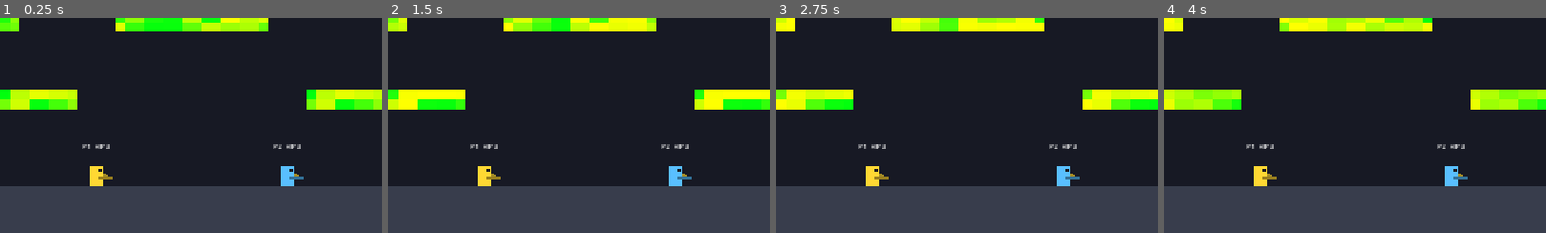
Above: before the commit, frames 1-4 (left to right).
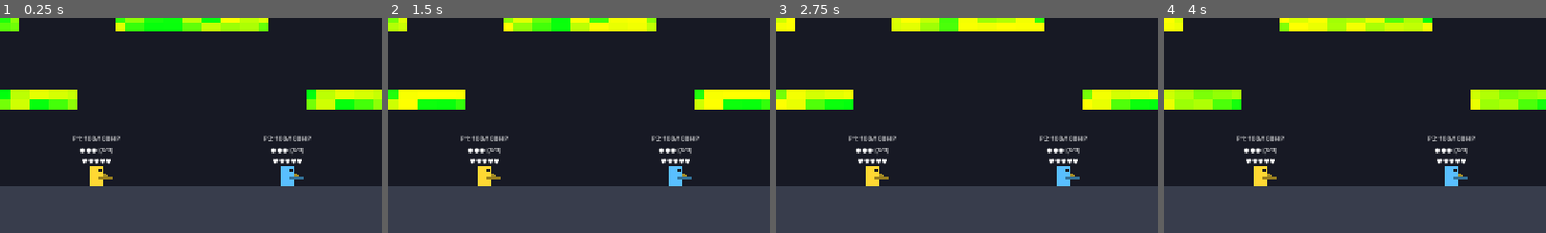
Above: after the commit, the same moments.

Repository: AdriR1ze/ONIET_Rounds
Game: Godot game, scene res://levels/test_level.tscn
Same seed, same stepped clock (60 frames per second), same inputs: the game is played once before the commit and once after it.
Inputs:
- Up to frame 1 (0.25 s): no input
- Up to frame 2 (1.5 s): no input
- Up to frame 3 (2.75 s): no input
- Up to frame 4 (4 s): no input
The pictures show only the part of the screen within x 25-75%, y 50-100%; the shares and areas given below are measured in that part.

The runs differ from the first frame. In frame 1, 1.3% of the frame differs, in the area x 19-82%, y 54-68%; in frame 2, 1.3%; in frame 3, 1.3%; in frame 4, 1.3%.

Commit message:
Implementar salto con W/Arriba, clavarse con E/O, cargadores, salud a 100 y mejoras por niveles

Diff:
--- a/rounds/levels/test_level.tscn
+++ b/rounds/levels/test_level.tscn
@@ -36,6 +36,6 @@
 offset_right = 1000.0
 offset_bottom = 130.0
 theme_override_font_sizes/font_size = 16
-text = "P1  WASD mover/apuntar   W saltar   V disparar   C agarrar   Q trompezar   E graznar   B strafe
-P2  Flechas mover/apuntar   Arriba saltar   , disparar   L agarrar   I trompezar   O graznar   K strafe
+text = "P1  WASD mover/apuntar   W saltar   E clavarse   V disparar   C agarrar   Q girar/parry   B strafe
+P2  Flechas mover/apuntar   Arriba saltar   O clavarse   , disparar   L agarrar   I girar/parry   K strafe
 R  reiniciar"
--- a/rounds/player/components/health_component.gd
+++ b/rounds/player/components/health_component.gd
@@ -5,7 +5,7 @@
 signal damaged(amount: int, source: Node)
 signal died
 
-@export var max_health: int = 3
+@export var max_health: int = 100
 
 var health: int = 0
 
--- a/rounds/player/components/health_display.gd
+++ b/rounds/player/components/health_display.gd
@@ -1,6 +1,11 @@
 extends Label
 
 var _player_number: int = 1
+var _current_hp: int = 100
+var _max_hp: int = 100
+var _ammo: int = 3
+var _max_ammo: int = 3
+var _reloading: bool = false
 
 
 func _ready() -> void:
@@ -9,8 +14,56 @@
 		_player_number = int(value)
 	var health: Node = get_parent().get_node_or_null("HealthComponent")
 	if health != null:
-		_on_health_changed(health.health, health.max_health)
+		_current_hp = health.health
+		_max_hp = health.max_health
+	var weapon: Node = get_parent().get_node_or_null("WeaponComponent")
+	if weapon != null:
+		_ammo = weapon.current_ammo
+		_max_ammo = weapon.max_ammo
+		weapon.ammo_changed.connect(_on_ammo_changed)
+		weapon.reload_started.connect(_on_reload_started)
+		weapon.reload_completed.connect(_on_reload_completed)
+	_update_text()
 
 
-func _on_health_changed(current: int, _maximum: int) -> void:
-	text = "P%d  HP %d" % [_player_number, current]
+func _on_health_changed(current: int, maximum: int) -> void:
+	_current_hp = current
+	_max_hp = maximum
+	_update_text()
+
+
+func _on_ammo_changed(current: int, maximum: int) -> void:
+	_ammo = current
+	_max_ammo = maximum
+	_update_text()
+
+
+func _on_reload_started() -> void:
+	_reloading = true
+	_update_text()
+
+
+func _on_reload_completed() -> void:
+	_reloading = false
+	_update_text()
+
+
+func _update_text() -> void:
+	var ammo_str := ""
+	if _reloading:
+		ammo_str = "[Recargando...]"
+	else:
+		var pips := ""
+		for i in _max_ammo:
+			pips += "●" if i < _ammo else "○"
+		ammo_str = "%s (%d/%d)" % [pips, _ammo, _max_ammo]
+
+	var vidas_count: int = 5
+	if RunManager != null and RunManager.has_method("vidas_de"):
+		vidas_count = RunManager.vidas_de(_player_number)
+
+	var hearts := ""
+	for i in 5:
+		hearts += "♥" if i < vidas_count else "♡"
+
+	text = "P%d: %d/%d HP\n%s\n%s" % [_player_number, _current_hp, _max_hp, ammo_str, hearts]
--- a/rounds/player/components/player_input.gd
+++ b/rounds/player/components/player_input.gd
@@ -61,7 +61,12 @@
 
 
 func is_quack_just_pressed() -> bool:
-	return Input.is_action_just_pressed(_action("quack"))
+	var act := _action("quack")
+	return InputMap.has_action(act) and Input.is_action_just_pressed(act)
+
+
+func is_lock_pressed() -> bool:
+	return Input.is_action_pressed(_action("lock"))
 
 
 func _action(name: String) -> String:
--- a/rounds/player/components/weapon_component.gd
+++ b/rounds/player/components/weapon_component.gd
@@ -2,6 +2,9 @@
 extends Node2D
 
 signal fired
+signal ammo_changed(current: int, maximum: int)
+signal reload_started
+signal reload_completed
 
 @export var bullet_scene: PackedScene
 
@@ -13,15 +16,45 @@
 var _player: Node = null
 var _effects: Array = []
 
+var max_ammo: int = 3
+var current_ammo: int = 3
+var is_reloading: bool = false
+var reload_time: float = 1.2
+var _reload_timer: float = 0.0
+
+
+func _ready() -> void:
+	current_ammo = max_ammo
+
 
 func configurar(stats: StatSheet, player: Node, effects: Array) -> void:
 	_stats = stats
 	_player = player
 	_effects = effects
+	max_ammo = _stat_entero(&"max_ammo", 3)
+	reload_time = _stat(&"reload_time", 1.2)
+	current_ammo = max_ammo
+	is_reloading = false
+	ammo_changed.emit(current_ammo, max_ammo)
 
 
 func _process(delta: float) -> void:
 	_cooldown = maxf(_cooldown - delta, 0.0)
+	if is_reloading:
+		_reload_timer -= delta
+		if _reload_timer <= 0.0:
+			is_reloading = false
+			current_ammo = max_ammo
+			ammo_changed.emit(current_ammo, max_ammo)
+			reload_completed.emit()
+
+
+func start_reload() -> void:
+	if is_reloading or current_ammo >= max_ammo:
+		return
+	is_reloading = true
+	_reload_timer = reload_time
+	reload_started.emit()
 
 
 func set_aim(direction: Vector2) -> void:
@@ -32,21 +65,26 @@
 
 
 func can_fire() -> bool:
-	return _cooldown <= 0.0 and bullet_scene != null
+	return _cooldown <= 0.0 and bullet_scene != null and not is_reloading and current_ammo > 0
 
 
 func try_fire() -> bool:
+	if is_reloading:
+		return false
+	if current_ammo <= 0:
+		start_reload()
+		return false
 	if not can_fire():
 		return false
 
 	var cantidad := _stat_entero(&"projectiles", 1)
 	var dispersion: float = _stat(&"spread", 0.0)
-	var dano := _stat_entero(&"damage", 1)
+	var dano := _stat_entero(&"damage", 25)
 	var velocidad: float = _stat(&"bullet_speed", 900.0)
 	var duracion: float = _stat(&"bullet_lifetime", 2.0)
 	var penetracion := _stat_entero(&"pierce", 0)
 	var empuje: float = _stat(&"knockback", 0.0)
-	var gravedad: float = _stat(&"bullet_gravity", 800.0)
+	var gravedad: float = _stat(&"bullet_gravity", 380.0)
 
 	var base_angle := aim_direction.angle()
 	var centro := (cantidad - 1) / 2.0
@@ -68,6 +106,11 @@
 		get_tree().current_scene.add_child(bala)
 		bala.global_position = muzzle.global_position
 
+	current_ammo -= 1
+	ammo_changed.emit(current_ammo, max_ammo)
+	if current_ammo <= 0:
+		start_reload()
+
 	_cooldown = 1.0 / maxf(_stat(&"fire_rate", 5.0), 0.1)
 	fired.emit()
 	return true
--- a/rounds/player/player.gd
+++ b/rounds/player/player.gd
@@ -16,11 +16,11 @@
 @export var player_number: int = 1
 
 @export_group("Movement")
-@export var acceleration: float = 1800.0
-@export var friction: float = 2000.0
-@export var air_control: float = 0.55
-@export var gravity: float = 1500.0
-@export var max_fall_speed: float = 950.0
+@export var acceleration: float = 2000.0
+@export var friction: float = 1200.0
+@export var air_control: float = 0.70
+@export var gravity: float = 1800.0
+@export var max_fall_speed: float = 1100.0
 @export var crouch_speed_multiplier: float = 0.4
 @export var ragdoll_time: float = 0.6
 
@@ -36,6 +36,7 @@
 var current_state: PlayerState = PlayerState.IDLE
 
 var _effects: Array = []
+var _active_dots: Array = []
 var _crouching: bool = false
 var _ragdoll_timer: float = 0.0
 var _spawn_position: Vector2
@@ -43,10 +44,12 @@
 
 func _ready() -> void:
 	_spawn_position = global_position
+	add_to_group("player")
 	RunManager.registrar_jugador(self)
 
 
 func _physics_process(delta: float) -> void:
+	_update_dots(delta)
 	_update_ragdoll(delta)
 	_update_state()
 	_apply_gravity(delta)
@@ -85,6 +88,9 @@
 
 
 func _handle_horizontal(delta: float) -> void:
+	if _input.is_lock_pressed():
+		velocity.x = move_toward(velocity.x, 0.0, friction * delta)
+		return
 	var direction := _input.move_axis()
 	var speed := _stats.get_stat(&"move_speed")
 	if _crouching:
@@ -96,8 +102,11 @@
 
 
 func _handle_jump() -> void:
+	if _input.is_lock_pressed():
+		return
 	if _input.is_jump_just_pressed() and is_on_floor():
 		velocity.y = _stats.get_stat(&"jump_velocity")
+		_crouching = false
 	if _input.is_jump_just_released() and velocity.y < 0.0:
 		velocity.y *= 0.5
 
@@ -106,6 +115,8 @@
 	var direction := _input.aim()
 	if direction.is_zero_approx():
 		direction = Vector2(facing, 0.0)
+	elif not is_zero_approx(direction.x) and _input.is_lock_pressed():
+		facing = signi(direction.x)
 	_weapon.set_aim(direction)
 
 
@@ -204,3 +215,24 @@
 
 func heal(amount: int) -> void:
 	_health.heal(amount)
+
+
+func apply_dot(dps: float, duration: float, source: Node = null) -> void:
+	_active_dots.append({
+		"dps": dps,
+		"time_left": duration,
+		"source": source
+	})
+
+
+func _update_dots(delta: float) -> void:
+	var i := _active_dots.size() - 1
+	while i >= 0:
+		var dot: Dictionary = _active_dots[i]
+		dot["time_left"] -= delta
+		var tick_damage: float = dot["dps"] * delta
+		if tick_damage > 0.0:
+			hurt(int(round(tick_damage)), dot.get("source"))
+		if dot["time_left"] <= 0.0:
+			_active_dots.remove_at(i)
+		i -= 1
--- a/rounds/player/player.tscn
+++ b/rounds/player/player.tscn
@@ -187,7 +187,7 @@
 
 [node name="HealthComponent" type="Node" parent="."]
 script = ExtResource("5_health")
-max_health = 3
+max_health = 100
 
 [node name="PlayerInput" type="Node" parent="."]
 script = ExtResource("6_input")
@@ -207,11 +207,11 @@
 }
 
 [node name="HealthLabel" type="Label" parent="."]
-offset_left = -40.0
-offset_top = -58.0
-offset_right = 40.0
-offset_bottom = -38.0
-theme_override_font_sizes/font_size = 12
+offset_left = -70.0
+offset_top = -70.0
+offset_right = 70.0
+offset_bottom = -24.0
+theme_override_font_sizes/font_size = 11
 horizontal_alignment = 1
 text = "P1"
 script = ExtResource("7_display")
--- a/rounds/project.godot
+++ b/rounds/project.godot
@@ -55,7 +55,7 @@
 }
 p1_jump={
 "deadzone": 0.5,
-"events": [Object(InputEventKey,"resource_local_to_scene":fa …(140 unchanged characters)… d":false,"keycode":0,"physical_keycode":32,"key_label":0,"unicode":0,"location":0,"echo":false,"script":null)
+"events": [Object(InputEventKey,"resource_local_to_scene":fa …(140 unchanged characters)… d":false,"keycode":0,"physical_keycode":87,"key_label":0,"unicode":0,"location":0,"echo":false,"script":null)
 ]
 }
 p1_strafe={
@@ -78,7 +78,7 @@
 "events": [Object(InputEventKey,"resource_local_to_scene":false,"resource_name":"","device":-1,"window_id":0,"alt_press …(190 unchanged characters)…
 ]
 }
-p1_quack={
+p1_lock={
 "deadzone": 0.5,
 "events": [Object(InputEventKey,"resource_local_to_scene":false,"resource_name":"","device":-1,"window_id":0,"alt_press …(190 unchanged characters)…
 ]
@@ -105,8 +105,7 @@
 }
 p2_jump={
 "deadzone": 0.5,
-"events": [Object(InputEventKey,"resource_local_to_scene":fa …(145 unchanged characters)… lse,"keycode":0,"physical_keycode":4194309,"key_label":0,"unicode":0,"location":0,"echo":false,"script":null)
-, Object(InputEventKey,"resource_local_to_scene":false,"resource_name":"","device":-1,"window_id":0,"alt_pressed":false,"shift_pressed":false,"ctrl_pressed":false,"meta_pressed":false,"pressed":false,"keycode":0,"physical_keycode":4194310,"key_label":0,"unicode":0,"location":0,"echo":false,"script":null)
+"events": [Object(InputEventKey,"resource_local_to_scene":fa …(145 unchanged characters)… lse,"keycode":0,"physical_keycode":4194320,"key_label":0,"unicode":0,"location":0,"echo":false,"script":null)
 ]
 }
 p2_strafe={
@@ -129,7 +128,7 @@
 "events": [Object(InputEventKey,"resource_local_to_scene":false,"resource_name":"","device":-1,"window_id":0,"alt_press …(190 unchanged characters)…
 ]
 }
-p2_quack={
+p2_lock={
 "deadzone": 0.5,
 "events": [Object(InputEventKey,"resource_local_to_scene":false,"resource_name":"","device":-1,"window_id":0,"alt_press …(190 unchanged characters)…
 ]
--- a/rounds/run/run_controller.gd
+++ b/rounds/run/run_controller.gd
@@ -19,6 +19,7 @@
 func _on_jugador_muerto(jugador: Node) -> void:
 	if not _muertos.has(jugador):
 		_muertos.append(jugador)
+		RunManager.perder_vida(jugador.player_number)
 	if _procesando:
 		return
 	_procesando = true
--- a/rounds/run/run_manager.gd
+++ b/rounds/run/run_manager.gd
@@ -3,10 +3,14 @@
 signal ronda_iniciada(ronda: int)
 signal ronda_terminada(ronda: int)
 signal mejoras_cambiadas(player_number: int)
+signal vidas_cambiadas(player_number: int, vidas: int)
+signal partida_terminada(ganador_player_number: int)
 
 var ronda: int = 0
 var rng := RandomNumberGenerator.new()
 
+var vidas: Dictionary = { 1: 5, 2: 5 }
+var partida_finalizada: bool = false
 var _jugadores: Dictionary = {}
 var _mejoras: Dictionary = {}
 
@@ -20,11 +24,37 @@
 	_jugadores[numero] = player
 	if not _mejoras.has(numero):
 		_mejoras[numero] = []
+	if not vidas.has(numero):
+		vidas[numero] = 5
 	_recalcular(numero)
 
 
 func jugadores() -> Array:
 	return _jugadores.values()
+
+
+func vidas_de(player_number: int) -> int:
+	return vidas.get(player_number, 5)
+
+
+func nivel_desbloqueado(player_number: int) -> int:
+	var vidas_actuales: int = vidas_de(player_number)
+	var vidas_perdidas: int = 5 - vidas_actuales
+	return clampi(1 + vidas_perdidas, 1, 5)
+
+
+func perder_vida(player_number: int) -> void:
+	if partida_finalizada:
+		return
+	var actual: int = vidas_de(player_number)
+	actual = maxi(actual - 1, 0)
+	vidas[player_number] = actual
+	vidas_cambiadas.emit(player_number, actual)
+	if actual == 0:
+		partida_finalizada = true
+		var ganador: int = 2 if player_number == 1 else 1
+		partida_terminada.emit(ganador)
+		print("FIN DE PARTIDA! Ganador: Jugador %d" % ganador)
 
 
 func mejoras_de(player_number: int) -> Array:
@@ -40,8 +70,13 @@
 
 
 func opciones_para(player_number: int, cantidad: int = 3) -> Array[UpgradeDefinition]:
-	return UpgradeDatabase.opciones(cantidad, rng, func(def):
-		return stacks_de(player_number, def.id) < def.max_stacks and _cumple_requisitos(player_number, def)
+	var max_nivel := nivel_desbloqueado(player_number)
+	return UpgradeDatabase.opciones(cantidad, rng, func(def: UpgradeDefinition) -> bool:
+		if def.nivel > max_nivel:
+			return false
+		if stacks_de(player_number, def.id) > 0:
+			return false
+		return _cumple_requisitos(player_number, def)
 	)
 
 
--- a/rounds/stats/stat_sheet.gd
+++ b/rounds/stats/stat_sheet.gd
@@ -5,13 +5,15 @@
 
 const BASE_STATS := {
 	&"move_speed": 230.0,
-	&"jump_velocity": -430.0,
-	&"max_health": 3.0,
+	&"jump_velocity": -780.0,
+	&"max_health": 100.0,
 	&"fire_rate": 5.0,
-	&"damage": 1.0,
+	&"damage": 25.0,
 	&"bullet_speed": 900.0,
 	&"bullet_lifetime": 2.0,
-	&"bullet_gravity": 800.0,
+	&"bullet_gravity": 380.0,
+	&"max_ammo": 3.0,
+	&"reload_time": 1.2,
 	&"projectiles": 1.0,
 	&"spread": 0.0,
 	&"pierce": 0.0,
--- a/rounds/ui/upgrade_card.gd
+++ b/rounds/ui/upgrade_card.gd
@@ -20,7 +20,7 @@
 		return
 	_titulo.text = def.titulo
 	_descripcion.text = def.descripcion
-	_rareza.text = def.rareza_texto()
+	_rareza.text = "%s  •  %s" % [def.nivel_texto(), def.rareza_texto()]
 	var color: Color = COLORES.get(def.rareza, Color.WHITE)
 	_titulo.modulate = color
 	_rareza.modulate = color
--- a/rounds/ui/upgrade_screen.gd
+++ b/rounds/ui/upgrade_screen.gd
@@ -57,9 +57,14 @@
 	_contenedor.add_child(panel)
 
 	var etiqueta := Label.new()
-	etiqueta.text = "Jugador %d" % numero
+	var vidas_count: int = RunManager.vidas_de(numero)
+	var max_nivel: int = RunManager.nivel_desbloqueado(numero)
+	var corazones := ""
+	for i in 5:
+		corazones += "♥" if i < vidas_count else "♡"
+	etiqueta.text = "Jugador %d  [%s]\nMejoras hasta Nivel %d" % [numero, corazones, max_nivel]
 	etiqueta.horizontal_alignment = HORIZONTAL_ALIGNMENT_CENTER
-	etiqueta.add_theme_font_size_override("font_size", 22)
+	etiqueta.add_theme_font_size_override("font_size", 18)
 	panel.add_child(etiqueta)
 
 	var fila := HBoxContainer.new()
--- a/rounds/upgrades/definitions/explosivo.tres
+++ b/rounds/upgrades/definitions/explosivo.tres
@@ -13,6 +13,7 @@
 script = ExtResource("3_5jv1f")
 id = &"explosivo"
 titulo = "Explosivo"
-descripcion = "Las balas explotan al impactar (daño en área)."
+nivel = 2
+descripcion = "Las balas explotan al impactar (15 de daño en área)."
 rareza = 3
 efectos = Array[ExtResource("1_n30ke")]([SubResource("Resource_o0d7y")])
--- a/rounds/upgrades/definitions/vampirico.tres
+++ b/rounds/upgrades/definitions/vampirico.tres
@@ -12,7 +12,8 @@
 script = ExtResource("3_8dty8")
 id = &"vampirico"
 titulo = "Vampírico"
-descripcion = "Recuperas 1 de vida al golpear a un enemigo o jugador."
+nivel = 1
+descripcion = "Recuperas 10 de vida al golpear a un enemigo o jugador."
 rareza = 2
 max_stacks = 2
 efectos = Array[ExtResource("1_67yyu")]([SubResource("Resource_5yygg")])
--- a/rounds/upgrades/effects/explosive_effect.gd
+++ b/rounds/upgrades/effects/explosive_effect.gd
@@ -2,15 +2,18 @@
 extends UpgradeEffect
 
 @export var radius: float = 70.0
-@export var damage: int = 1
+@export var damage: int = 15
 
 
 func on_hit(bullet: Node, _target: Node, player: Node) -> void:
 	if player == null or bullet == null:
 		return
 	var origen: Vector2 = bullet.global_position
+	var targets: Array = player.get_tree().get_nodes_in_group("player")
 	for enemigo in player.get_tree().get_nodes_in_group("enemy"):
-		if not is_instance_valid(enemigo):
+		targets.append(enemigo)
+	for objetivo in targets:
+		if not is_instance_valid(objetivo) or objetivo == player:
 			continue
-		if enemigo.global_position.distance_to(origen) <= radius and enemigo.has_method("hurt"):
-			enemigo.hurt(damage, player)
+		if objetivo.global_position.distance_to(origen) <= radius and objetivo.has_method("hurt"):
+			objetivo.hurt(damage, player)
--- a/rounds/upgrades/effects/lifesteal_effect.gd
+++ b/rounds/upgrades/effects/lifesteal_effect.gd
@@ -1,8 +1,7 @@
 class_name LifestealEffect
 extends UpgradeEffect
 
-@export var amount: int = 1
-
+@export var amount: int = 10
 
 func on_hit(_bullet: Node, _target: Node, player: Node) -> void:
 	if player != null and player.has_method("heal"):
--- a/rounds/upgrades/upgrade_database.gd
+++ b/rounds/upgrades/upgrade_database.gd
@@ -39,17 +39,7 @@
 
 	var elegidas: Array[UpgradeDefinition] = []
 	while elegidas.size() < cantidad and not pool.is_empty():
-		var total := 0.0
-		for def in pool:
-			total += _peso(def)
-		var tirada := rng.randf() * total
-		var acumulado := 0.0
-		var indice := pool.size() - 1
-		for i in pool.size():
-			acumulado += _peso(pool[i])
-			if tirada <= acumulado:
-				indice = i
-				break
+		var indice := rng.randi_range(0, pool.size() - 1)
 		elegidas.append(pool[indice])
 		pool.remove_at(indice)
 	return elegidas
--- a/rounds/upgrades/upgrade_definition.gd
+++ b/rounds/upgrades/upgrade_definition.gd
@@ -10,6 +10,7 @@
 
 @export var id: StringName
 @export var titulo: String
+@export_range(1, 5) var nivel: int = 1
 @export_multiline var descripcion: String
 @export var icono: Texture2D
 @export var rareza: Rareza = Rareza.COMUN
@@ -23,3 +24,7 @@
 
 func rareza_texto() -> String:
 	return String(Rareza.keys()[rareza]).capitalize()
+
+
+func nivel_texto() -> String:
+	return "Nivel %d" % nivel
--- a/rounds/weapons/bullet.gd
+++ b/rounds/weapons/bullet.gd
@@ -2,10 +2,12 @@
 
 @export var speed: float = 900.0
 @export var lifetime: float = 2.0
-@export var damage: int = 1
+@export var damage: int = 25
 @export var pierce: int = 0
 @export var knockback: float = 0.0
-@export var bullet_gravity: float = 800.0
+@export var bullet_gravity: float = 380.0
+@export var bounces: int = 0
+@export var splits: int = 0
 
 var direction: Vector2 = Vector2.RIGHT
 var velocity: Vector2 = Vector2.ZERO
@@ -83,4 +85,11 @@
 func _on_body_entered(body: Node) -> void:
 	if shooter != null and (body == shooter or shooter.is_ancestor_of(body)):
 		return
+	if bounces > 0:
+		bounces -= 1
+		velocity.y = -velocity.y * 0.75
+		direction = velocity.normalized()
+		rotation = velocity.angle()
+		position += direction * 6.0
+		return
 	queue_free()
